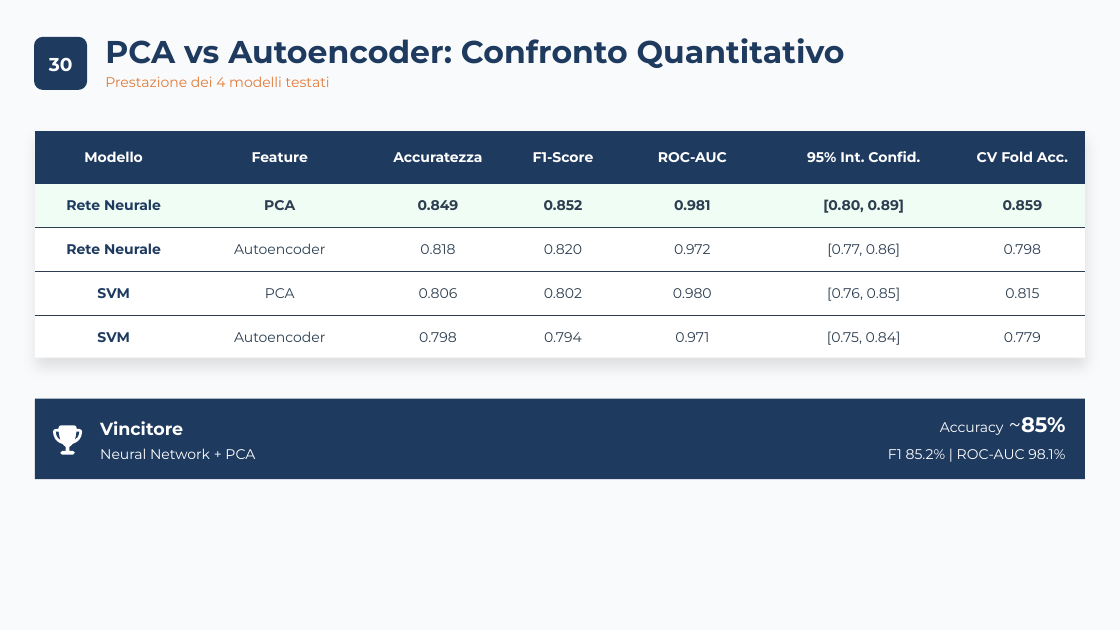
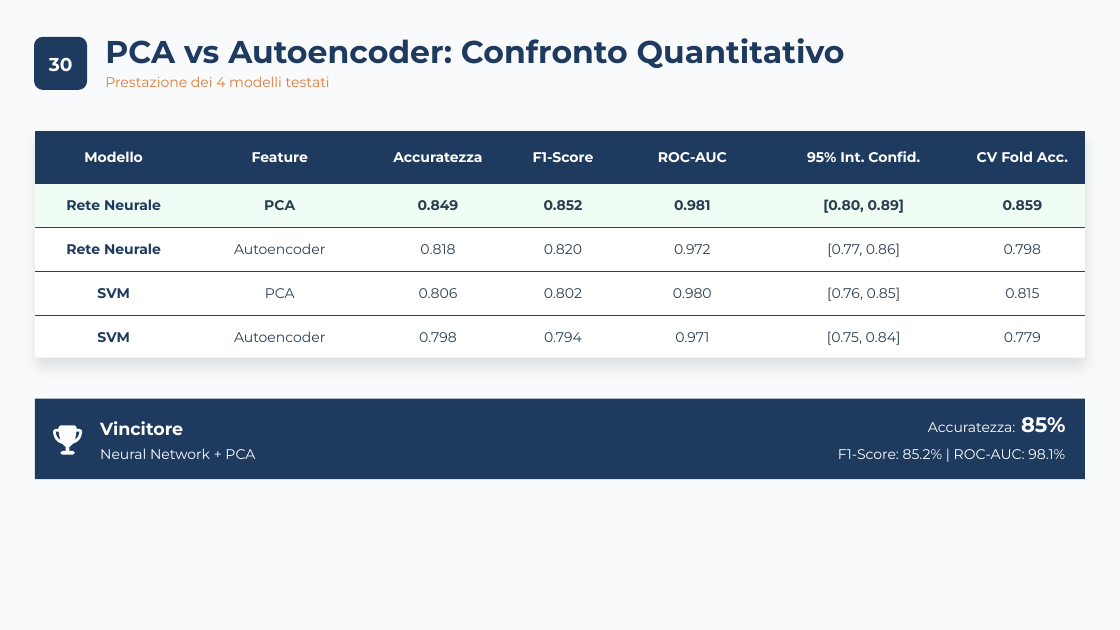
Before and after one commit to carrieroroberto/face-recognition-dimensionality-reduction, a slide deck: slide 32 of results/presentation/Carriero, Leone - Analisi Comparativa per Riduzione Dimensionale, Approccio Lineare e Non-Lineare per Riconoscimento e Verifica Facciale.pptx. Drawn at 1120x630 pixels with LibreOffice and Linux fonts; fonts in the diff are those of the drawing. Boxes give left, top, right and bottom in pixels: in the first picture for what was removed or moved away, otherwise in the second. Text is boxed around its words. In the diff, an @@ line names an element or a change of style, - is before the commit and + after.

```diff
--- a/results/presentation/Carriero, Leone - Analisi Comparativa per Riduzione Dimensionale, Approccio Lineare e Non-Lineare per Riconoscimento e Verifica Facciale.pptx
+++ b/results/presentation/Carriero, Leone - Analisi Comparativa per Riduzione Dimensionale, Approccio Lineare e Non-Lineare per Riconoscimento e Verifica Facciale.pptx
@@ text at (928,417,1066,433): text changed @@
-Accuracy ~85%
+Accuratezza: 85%
@@ text at (838,449,1065,459): text changed @@
-F1 85.2% | ROC-AUC 98.1%
+F1-Score: 85.2% | ROC-AUC: 98.1%
```
Also in this commit, not shown: 19 other slides changed, 2 other files.
